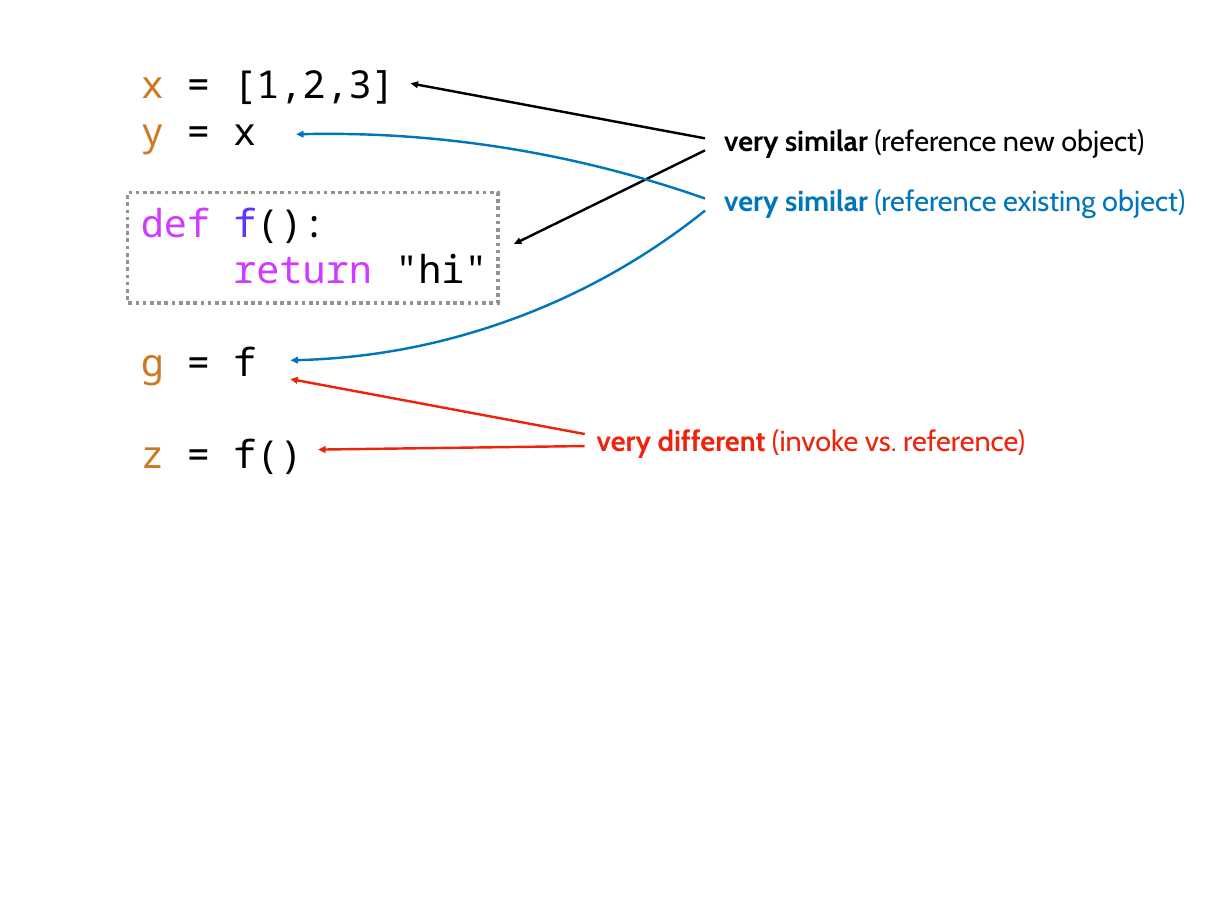
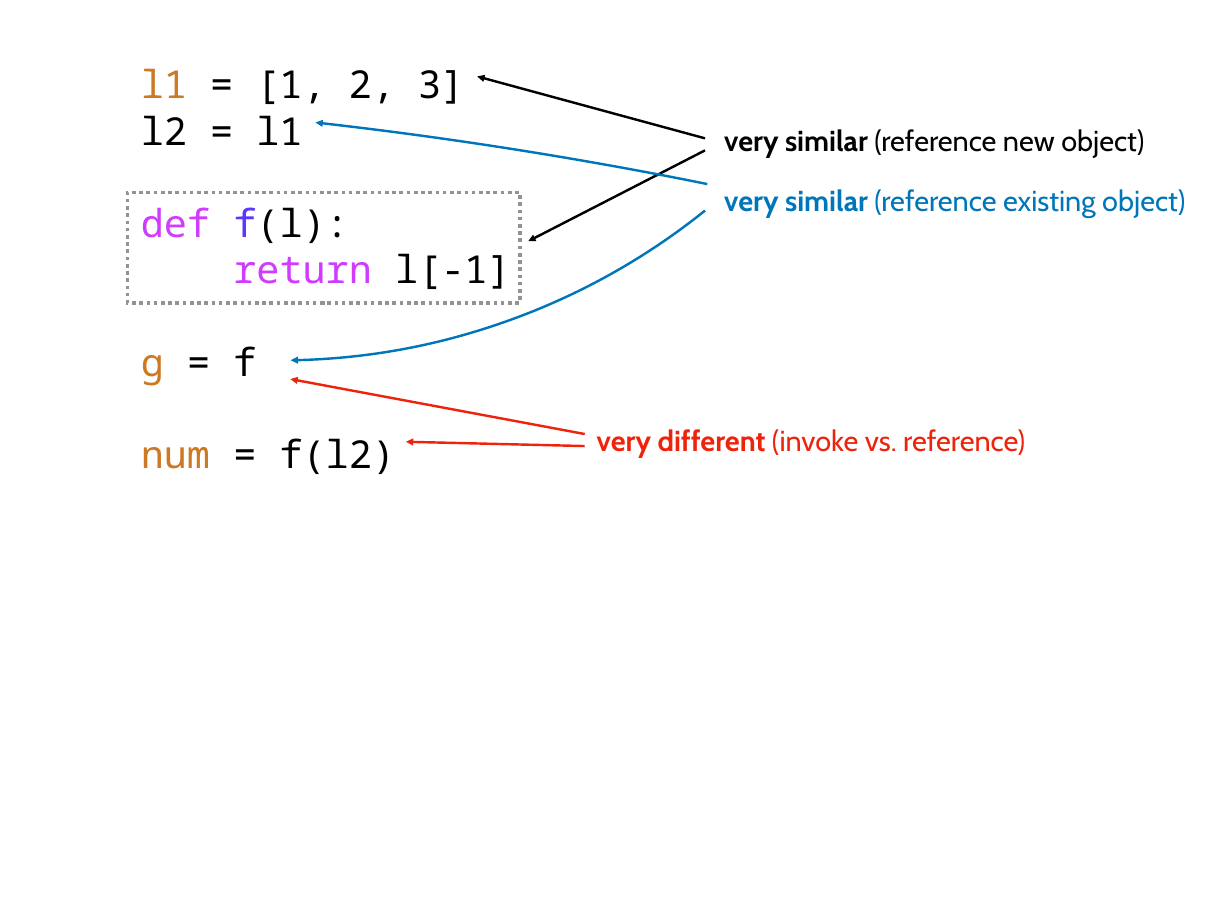
Before and after one commit to tylerharter/caraza-harter-com, a slide deck: slide 19 of tyler/meena/cs220/f21/materials/lec_24_F21.pptx. Drawn at 1232x924 pixels with LibreOffice and Linux fonts; fonts in the diff are those of the drawing. Boxes give left, top, right and bottom in pixels: in the first picture for what was removed or moved away, otherwise in the second. Text is boxed around its words. In the diff, an @@ line names an element or a change of style, - is before the commit and + after.

```diff
--- a/tyler/meena/cs220/f21/materials/lec_24_F21.pptx
+++ b/tyler/meena/cs220/f21/materials/lec_24_F21.pptx
@@ text at box(141, 68, 511, 289): text changed @@
-x = [1,2,3]
-y = x
-def f():
-return "hi"
+l1 = [1, 2, 3]
+l2 = l1
+def f(l):
+return l[-1]
@@ arrow moved from (705, 139) - (411, 83) to (705, 139) - (477, 76) @@
@@ freeform shape: place and size @@
-freeform shape at box(296, 115, 709, 198)
+freeform shape at box(316, 118, 708, 184)
@@ arrow moved from (705, 151) - (514, 244) to (705, 151) - (528, 241) @@
@@ rectangle: place and size @@
-rectangle at box(127, 192, 498, 302)
+rectangle at box(127, 192, 520, 302)
@@ text at box(141, 438, 395, 474): text changed @@
-z = f()
+num = f(l2)
@@ arrow moved from (585, 446) - (318, 450) to (585, 446) - (406, 442) @@
```
Also in this commit, not shown: 16 other slides changed, 8 other files.
